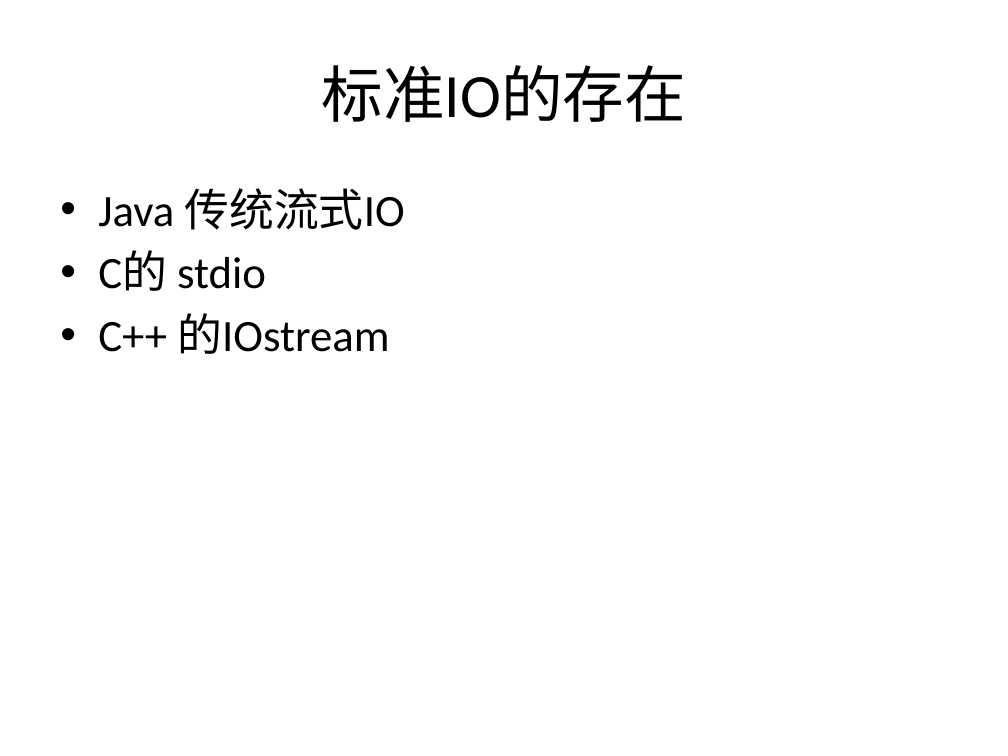
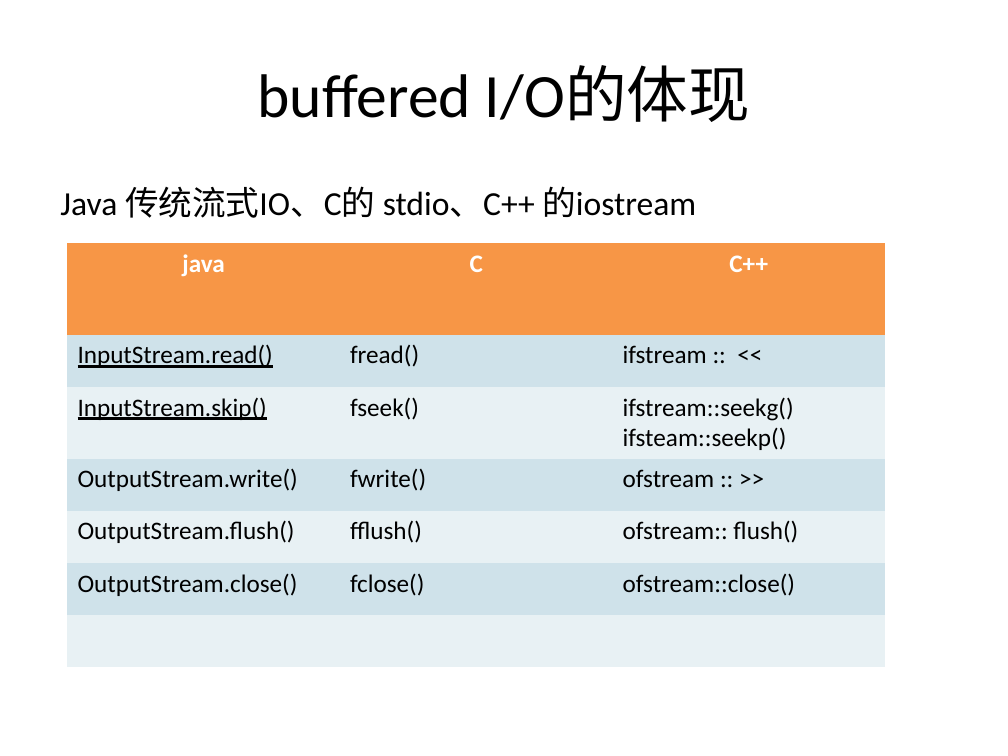
Before and after one commit to liuendy/practice, a slide deck: slide 4 of IO.pptx (slide 6 before the commit). Drawn at 1008x756 pixels with LibreOffice and Linux fonts; fonts in the diff are those of the drawing. Boxes give left, top, right and bottom in pixels: in the first picture for what was removed or moved away, otherwise in the second. Text is boxed around its words. In the diff, an @@ line names an element or a change of style, - is before the commit and + after.

Commit message:
ppt

```diff
--- a/IO.pptx
+++ b/IO.pptx
@@ title at (x1=258, y1=66, x2=750, y2=122): text changed @@
-标准IO的存在
+buffered I/O的体现
@@ text at (x1=60, y1=186, x2=696, y2=218): text changed; size 32 to 24 pt @@
-• Java 传统流式IO
-• C的 stdio
-• C++ 的IOstream
+Java 传统流式IO、C的 stdio、C++ 的iostream
@@ table added at (x1=68, y1=243, x2=884, y2=666), 7 rows, 3 columns @@
+java | C | C++
+InputStream.read() | fread() | ifstream :: <<
+InputStream.skip() | fseek() | ifstream::seekg() / ifsteam::seekp()
+OutputStream.write() | fwrite() | ofstream :: >>
+OutputStream.flush() | fflush() | ofstream:: flush()
+OutputStream.close() | fclose() | ofstream::close()
+ |  | 
```
Also in this commit, not shown: 5 other slides changed, 3 slides added, 1 other file.
